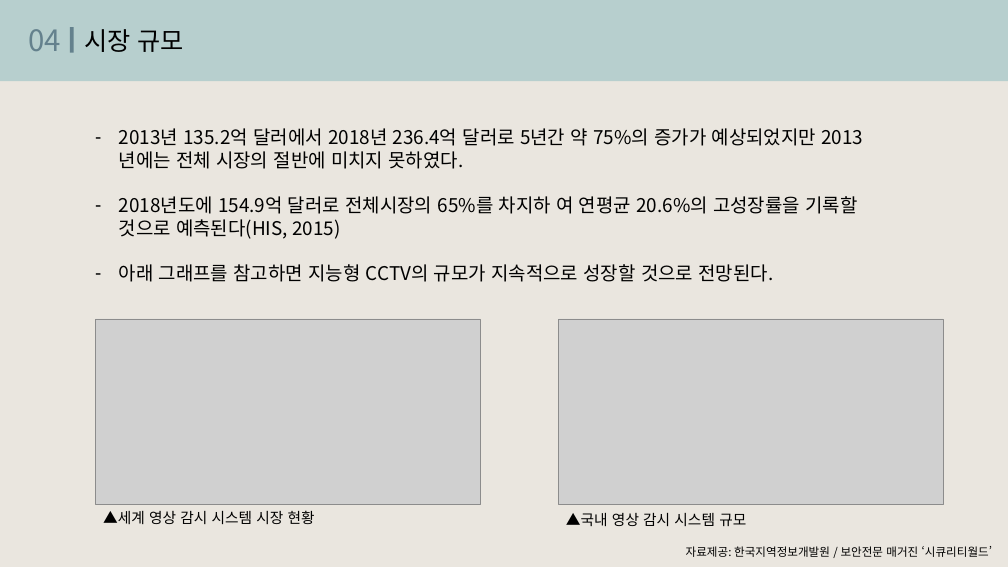
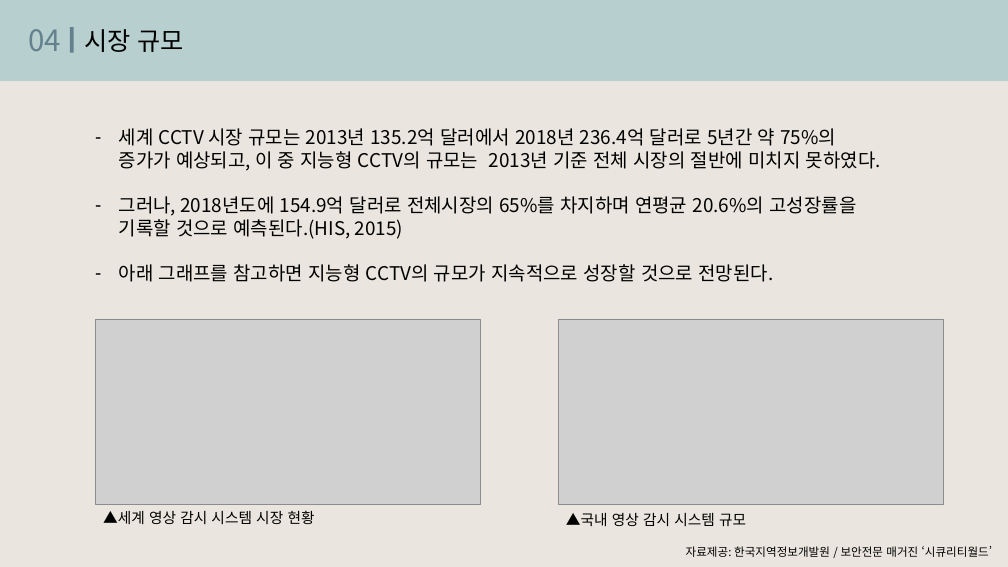
Before and after one commit to jinujeon/ICE_CAP, a slide deck: slide 9 of Docs/사업계획서.pptx (slide 8 before the commit). Drawn at 1008x567 pixels with LibreOffice and Linux fonts; fonts in the diff are those of the drawing; grey boxes stand for pictures. Boxes give left, top, right and bottom in pixels: in the first picture for what was removed or moved away, otherwise in the second. Text is boxed around its words. In the diff, an @@ line names an element or a change of style, - is before the commit and + after.

```diff
--- a/Docs/사업계획서.pptx
+++ b/Docs/사업계획서.pptx
@@ text at <box>119,128,881,239</box>: text changed @@
-– 2013년 135.2억 달러에서 2018년 236.4억 달러로 5년간 약 75%의 증가가 예상되었지만 2013년에는 전체 시장의 절반에 미치지 못하였다.
-– 2018년도에 154.9억 달러로 전체시장의 65%를 차지하 여 연평균 20.6%의 고성장률을 기록할 것으로 예측된다(HIS, 2015)
+– 세계 CCTV 시장 규모는 2013년 135.2억 달러에서 2018년 236.4억 달러로 5년간 약 75%의 증가가 예상되고, 이 중 지능형 CCTV의 규모는 2013년 기준 전체 시장의 절반에 미치지 못하였다.
+– 그러나, 2018년도에 154.9억 달러로 전체시장의 65%를 차지하며 연평균 20.6%의 고성장률을 기록할 것으로 예측된다.(HIS, 2015)
```
Also in this commit, not shown: 6 other slides changed, 2 slides added.
